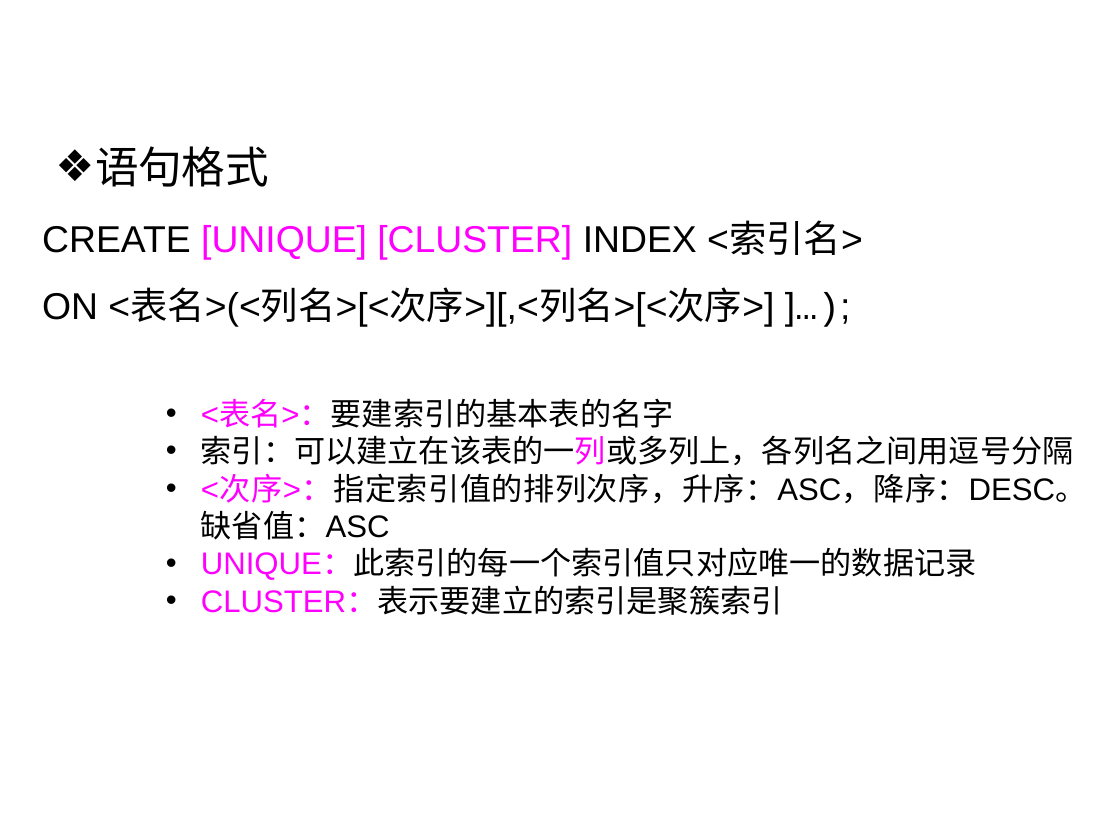
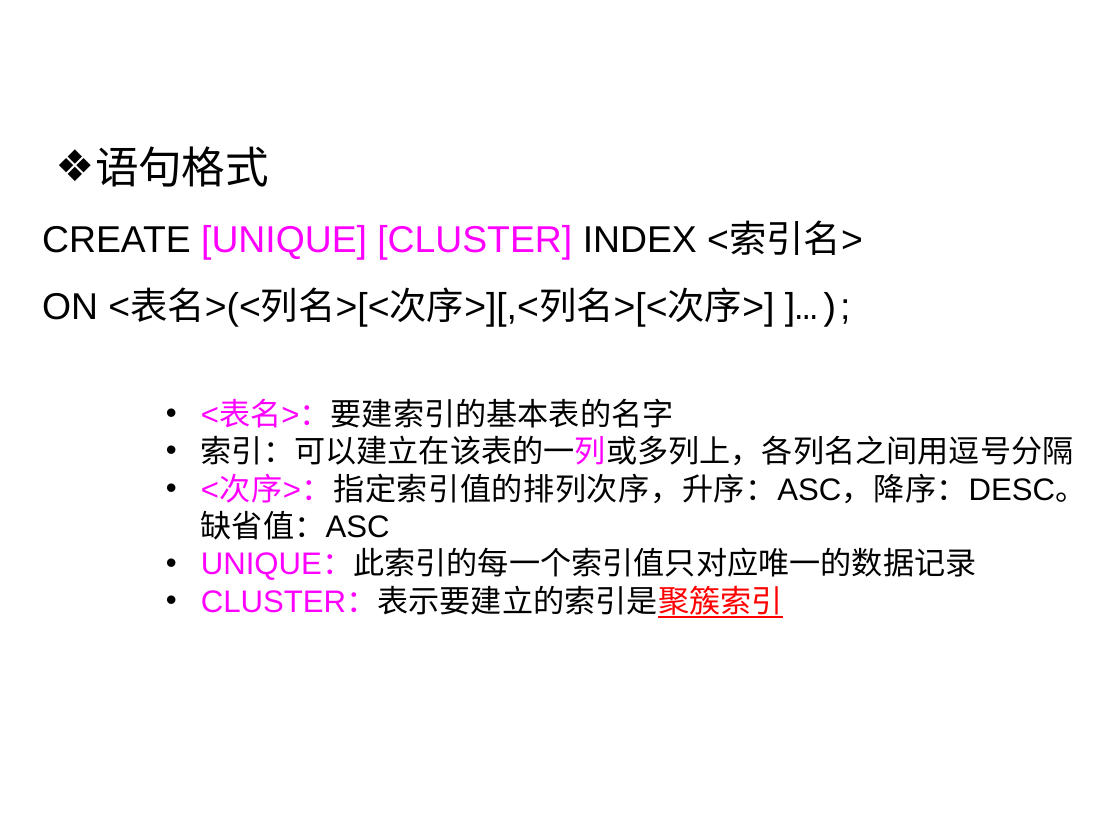
Before and after one commit to HBU/DataBase, a slide deck: slide 51 of PPT/PPT2020/DB第03章（1）-2020.pptx. Drawn at 1120x840 pixels with LibreOffice and Linux fonts; fonts in the diff are those of the drawing; background and template pictures are left out. Boxes give left, top, right and bottom in pixels: in the first picture for what was removed or moved away, otherwise in the second. Text is boxed around its words. In the diff, an @@ line names an element or a change of style, - is before the commit and + after.

```diff
--- a/PPT/PPT2020/DB第03章（1）-2020.pptx
+++ b/PPT/PPT2020/DB第03章（1）-2020.pptx
@@ text at [201,587,783,618]: text colour #000000 to #FF0000, underline on in "CLUSTER：表示要建立的索引是聚簇索引" @@
```
Also in this commit, not shown: 10 other slides changed.
